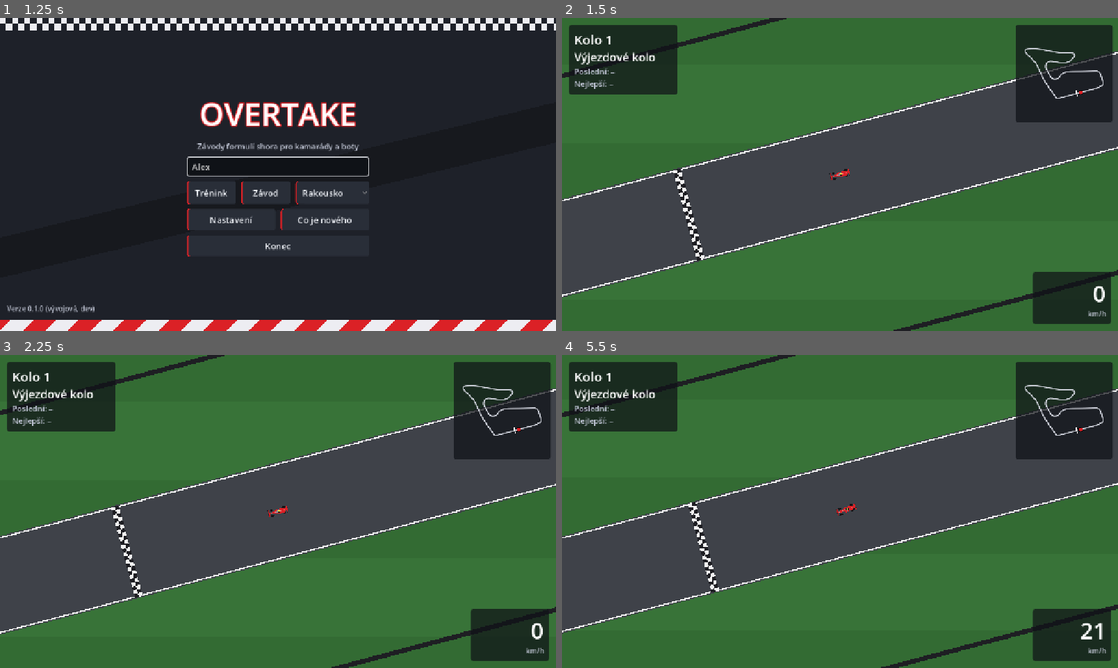
Above: before the commit, frames 1-4 (two rows, left to right).
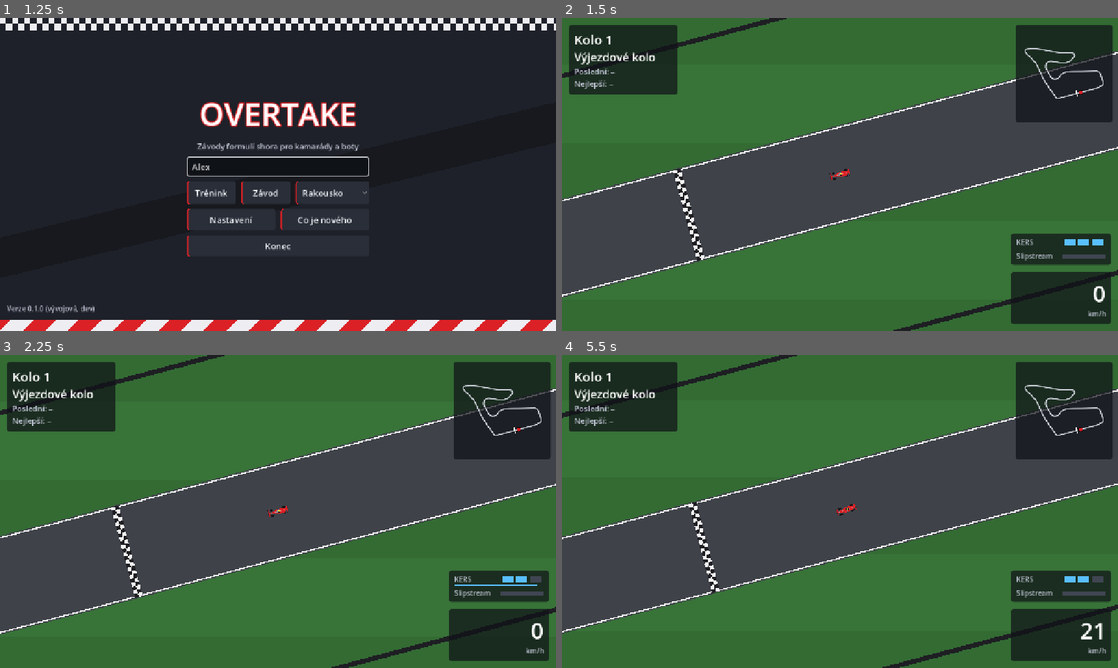
Above: after the commit, the same moments.

Repository: nejhorsiprogramatorsveta/overtake
Game: Godot game, scene res://src/ui/main_menu.tscn
Same seed, same stepped clock (60 frames per second), same inputs: the game is played once before the commit and once after it.
Inputs (mouse positions are in pixels of both pictures, inside the frame that each line leads up to):
- Up to frame 1 (1.25 s): click (278, 168) at 0.52 s; type "Alex" at 0.6 s
- Up to frame 2 (1.5 s): click "Trénink" at 1.25 s
- Up to frame 3 (2.25 s): tap Enter at 2 s; move the mouse to (400, 495) at 2.02 s; hold D (steer_right) from 2.03 s (still down); hold K (kers) from 2.03 s (still down); click (400, 495) at 2.17 s
- Up to frame 4 (5.5 s): tap W (throttle) at 2.3, 3.8 s; release D (steer_right) at 2.75 s; release K (kers) at 2.75 s; drag from (728, 527) to (812, 574) at 2.77 s; move the mouse to (895, 442) at 3.52 s; hold D (steer_right) 3.53-4.25 s; hold Space (clutch) 3.53-4.25 s; click (895, 442) at 3.67 s; drag from (812, 574) to (673, 464) at 4.27 s; move the mouse to (1006, 558) at 5.02 s; hold A (steer_left) from 5.03 s (still down); hold W (throttle) from 5.03 s (still down); click (1006, 558) at 5.17 s

Frame 1 is identical in both runs. In frame 2, 2.4% of the frame differs, in the area x 80-99%, y 68-98%; in frame 3, 2.4%; in frame 4, 3.1%, in the area x 0-100%, y 0-100%.

Commit message:
feat: KERS and slipstream (M2 step 2)
- Kers: three uses per lap (refilled at the line), one press per use,
  2.5 s of extra drive on throttle, blue glow behind the car
- Slipstream: up to 30 % less drag within 1.5 s behind a car inside a
  narrow cone, quick build-up and gradual fade after pulling out
- HUD gauge for KERS charges and the tow; Car.simulate takes other cars
- fix: unused start lights view leaked when leaving practice

Co-Authored-By: Claude Opus 5.5 <noreply@anthropic.com>

Diff:
--- a/data/car/car_tuning.tres
+++ b/data/car/car_tuning.tres
@@ -22,5 +22,15 @@
 steer_speed = 6.0
 reverse_accel = 6.0
 reverse_speed = 10.0
+kers_uses = 3
+kers_duration = 2.5
+kers_accel = 2.5
+slip_time = 1.5
+slip_drag_reduction = 0.3
+slip_half_width = 2.2
+slip_widening = 0.03
+slip_rise = 3.0
+slip_decay = 1.25
+slip_min_speed = 20.0
 length = 5.2
 width = 1.9
--- a/data/changelog.tres
+++ b/data/changelog.tres
@@ -7,5 +7,5 @@
 entries = Array[Dictionary]([{
 "build": 0,
 "version": "",
-"new_keys": PackedStringArray("CHANGELOG_FIRST_VERSION", "CHANGELOG_PRACTICE", "CHANGELOG_CAR_PHYSICS", "CHANGELOG_BP", "CHANGELOG_START")
+"new_keys": PackedStringArray("CHANGELOG_FIRST_VERSION", "CHANGELOG_PRACTICE", "CHANGELOG_CAR_PHYSICS", "CHANGELOG_BP", "CHANGELOG_START", "CHANGELOG_KERS", "CHANGELOG_SLIPSTREAM")
 }])
--- a/localization/translations.csv
+++ b/localization/translations.csv
@@ -9,6 +9,10 @@
 MENU_RACE,Závod
 HUD_LAP_OF,Kolo {lap}/{total}
 HUD_ON_GRID,Na roštu
+HUD_KERS,KERS
+HUD_SLIPSTREAM,Slipstream
+CHANGELOG_KERS,"KERS na klávese K: 3× za kolo krátká dávka výkonu navíc, obnoví se při průjezdu cílem."
+CHANGELOG_SLIPSTREAM,"Slipstream: do 1,5 s za soupeřem máš menší odpor vzduchu, po vyjetí z jeho stopy efekt pomalu odezní."
 START_HINT,Drž {throttle} + {clutch} (spojka) a po zhasnutí světel pusť {clutch}
 START_REACTION,Reakce {time} s
 START_JUMP,Předčasný start! +{seconds} s
--- a/src/car/car.gd
+++ b/src/car/car.gd
@@ -8,6 +8,7 @@
 var tuning: CarTuning
 var track: TrackData
 var view: CarView
+var kers: Kers
 ## Last input, kept for the drawing (brake lights).
 var last_input := CarInput.new()
 
@@ -15,6 +16,7 @@
 func setup(car_track: TrackData, car_tuning: CarTuning, color: Color) -> void:
 	track = car_track
 	tuning = car_tuning
+	kers = Kers.new(tuning)
 	view = CarView.new()
 	view.body_color = color
 	view.tuning = tuning
@@ -33,9 +35,12 @@
 	reset_physics_interpolation()
 
 
-func simulate(input: CarInput, dt: float) -> void:
+## One physics tick. `others` = the other cars as this car sees them (for the slipstream).
+func simulate(input: CarInput, dt: float, others: Array[CarState] = []) -> void:
 	last_input = input
 	state.on_track = query.surface == TrackQuery.Surface.TRACK
+	kers.update(state, input.kers, input.throttle, dt)
+	Slipstream.update(state, others, tuning, dt)
 	CarMotor.step(state, input, tuning, dt)
 	query.update(track, state.position)
 	if query.surface == TrackQuery.Surface.BARRIER:
@@ -73,3 +78,5 @@
 	rotation = state.heading
 	if view:
 		view.braking = last_input.brake and state.forward_speed() > 1.0
+		view.boosting = state.boost_accel > 0.0
+		view.tow = state.tow
--- a/src/car/car_motor.gd
+++ b/src/car/car_motor.gd
@@ -1,7 +1,7 @@
 class_name CarMotor
 ## Shared, deterministic car physics for players, bots and the network (no scene access).
 ## Top-down "arcade-sim" model (PLAN.md B):
-## - engine power / speed, limited by traction; air drag × speed²;
+## - engine power / speed, limited by traction, + KERS boost; air drag × speed² (less in a tow);
 ## - softened FRICTION CIRCLE: braking/accelerating takes part of the cornering grip
 ##   (CarTuning.combined_grip), so braking hard while steering understeers a little -> brake
 ##   mostly in a straight line at the BP board, but the car still turns under braking;
@@ -32,7 +32,7 @@
 		if v_long < 0.0:
 			a_tyre = tuning.brake_decel
 		else:
-			a_tyre = minf(tuning.traction, tuning.power * state.power_multiplier / maxf(v_long, 1.0))
+			a_tyre = minf(tuning.traction, tuning.power / maxf(v_long, 1.0)) + state.boost_accel
 	elif speed > 0.1:
 		a_tyre = -signf(v_long) * tuning.engine_brake
 	a_tyre = clampf(a_tyre, -grip, grip)
--- a/src/car/car_state.gd
+++ b/src/car/car_state.gd
@@ -8,8 +8,11 @@
 var velocity := Vector2.ZERO
 ## Current steering -1 (left) .. 1 (right); follows the keys smoothly.
 var steer := 0.0
-## Set each tick by race systems (M2: KERS raises power, slipstream lowers drag).
-var power_multiplier := 1.0
+## Extra drive (m/s²) while KERS is active (Kers sets it each tick).
+var boost_accel := 0.0
+## Slipstream strength 0..1 (Slipstream.update); cuts the air drag.
+var tow := 0.0
+## Air drag multiplier from the tow (1 = normal).
 var drag_multiplier := 1.0
 ## False while the car is off the asphalt (gravel/grass); set by Car from the track.
 var on_track := true
@@ -29,6 +32,7 @@
 	heading = other.heading
 	velocity = other.velocity
 	steer = other.steer
-	power_multiplier = other.power_multiplier
+	boost_accel = other.boost_accel
+	tow = other.tow
 	drag_multiplier = other.drag_multiplier
 	on_track = other.on_track
--- a/src/car/car_view.gd
+++ b/src/car/car_view.gd
@@ -7,6 +7,8 @@
 const CARBON := Color(0.14, 0.14, 0.16)
 const HALO := Color(0.55, 0.56, 0.6)
 const BRAKE_LIGHT := Color(1.0, 0.15, 0.1)
+const KERS_GLOW := Color(0.35, 0.75, 1.0, 0.55)
+const STREAK := Color(1, 1, 1, 0.5)
 
 var body_color := Color(0.86, 0.13, 0.15)
 var helmet_color := Color(0.98, 0.85, 0.2)
@@ -16,11 +18,32 @@
 		if value != braking:
 			braking = value
 			queue_redraw()
+## KERS burst: blue glow behind the car.
+var boosting := false:
+	set(value):
+		if value != boosting:
+			boosting = value
+			queue_redraw()
+## Slipstream 0..1: faint air streaks along the car.
+var tow := 0.0:
+	set(value):
+		if absf(value - tow) > 0.05 or (value == 0.0 and tow != 0.0):
+			tow = value
+			queue_redraw()
 
 
 func _draw() -> void:
 	var half_l := (tuning.length if tuning else 5.2) * 0.5
 	var half_w := (tuning.width if tuning else 1.9) * 0.5
+	if boosting:
+		draw_colored_polygon(PackedVector2Array([Vector2(-half_l, -0.35), Vector2(-half_l - 2.6, 0.0),
+				Vector2(-half_l, 0.35)]), KERS_GLOW)
+		draw_circle(Vector2(-half_l - 0.3, 0.0), 0.45, KERS_GLOW)
+	if tow > 0.05:
+		var streak := STREAK * Color(1, 1, 1, tow)
+		for side: float in [-1.0, 1.0]:
+			draw_line(Vector2(half_l + 1.0, side * (half_w + 0.5)), Vector2(-half_l - 1.5, side * (half_w + 0.3)), streak, 0.12)
+			draw_line(Vector2(half_l * 0.3, side * (half_w + 1.1)), Vector2(-half_l - 3.0, side * (half_w + 0.8)), streak, 0.08)
 	# Tyres (rear slightly wider).
 	for x: float in [half_l * 0.6, -half_l * 0.6]:
 		var tyre_w := 0.42 if x > 0 else 0.52
--- /dev/null
+++ b/src/car/kers.gd
@@ -0,0 +1,35 @@
+class_name Kers
+extends RefCounted
+## KERS (PLAN.md B): the K key gives a burst of extra drive, CarTuning.kers_uses times per
+## lap, refilled every time the car crosses the line. One press = one use (holding the key
+## does not chain uses); the boost only pushes while the throttle is pressed.
+
+var tuning: CarTuning
+var uses_left := 0
+## Seconds of the current burst left (0 = not active).
+var active_left := 0.0
+var _was_pressed := false
+
+
+func _init(car_tuning: CarTuning) -> void:
+	tuning = car_tuning
+	uses_left = tuning.kers_uses
+
+
+func is_active() -> bool:
+	return active_left > 0.0
+
+
+## A new lap: all uses back (a running burst continues).
+func refill() -> void:
+	uses_left = tuning.kers_uses
+
+
+## Call every tick with the KERS key; sets the car's boost for this tick.
+func update(state: CarState, pressed: bool, throttle: bool, dt: float) -> void:
+	if pressed and not _was_pressed and uses_left > 0 and not is_active():
+		uses_left -= 1
+		active_left = tuning.kers_duration
+	_was_pressed = pressed
+	state.boost_accel = tuning.kers_accel if is_active() and throttle else 0.0
+	active_left = maxf(active_left - dt, 0.0)
--- /dev/null
+++ b/src/car/slipstream.gd
@@ -0,0 +1,42 @@
+class_name Slipstream
+## Slipstream / tow (PLAN.md B, user: "1.5 s behind the car in front"): a car right behind
+## another car, within slip_time seconds and inside a narrow cone behind it, has less air
+## drag. Leaving the cone does not cut the effect at once - the tow fades over ~0.8 s, so the
+## car slows down gradually. Computed by every car for itself from the cars it sees, so it
+## needs no network traffic.
+
+
+## Target tow 0..1 behind the best car ahead (no smoothing).
+static func target(me: CarState, others: Array[CarState], tuning: CarTuning) -> float:
+	var speed := me.velocity.length()
+	if speed < tuning.slip_min_speed:
+		return 0.0
+	var best := 0.0
+	for leader in others:
+		if leader == me:
+			continue
+		var leader_speed := leader.velocity.length()
+		if leader_speed < tuning.slip_min_speed:
+			continue
+		var leader_forward := leader.forward()
+		if leader_forward.dot(me.forward()) < 0.85:
+			continue  # not driving the same way
+		var behind := (leader.position - me.position).dot(leader_forward) - tuning.length
+		if behind <= 0.0:
+			continue  # level or ahead of the "leader"
+		var gap := behind / leader_speed
+		if gap >= tuning.slip_time:
+			continue
+		var lateral := absf((me.position - leader.position).dot(Vector2(-leader_forward.y, leader_forward.x)))
+		if lateral > tuning.slip_half_width + behind * tuning.slip_widening:
+			continue
+		best = maxf(best, 1.0 - gap / tuning.slip_time)
+	return best
+
+
+## Moves the car's tow towards the target (quick build-up, slow fade) and sets its drag.
+static func update(me: CarState, others: Array[CarState], tuning: CarTuning, dt: float) -> void:
+	var wanted := target(me, others, tuning)
+	var rate := tuning.slip_rise if wanted > me.tow else tuning.slip_decay
+	me.tow = move_toward(me.tow, wanted, rate * dt)
+	me.drag_multiplier = 1.0 - tuning.slip_drag_reduction * me.tow
--- a/src/data_types/car_tuning.gd
+++ b/src/data_types/car_tuning.gd
@@ -49,6 +49,28 @@
 @export var reverse_accel := 6.0
 @export var reverse_speed := 10.0
 
+@export_group("KERS")
+## Uses per lap (refilled at the line), each lasts kers_duration s and adds kers_accel m/s²
+## on throttle (works at any speed, also above the normal top speed: about +9 %).
+@export var kers_uses := 3
+@export var kers_duration := 2.5
+@export var kers_accel := 2.5
+
+@export_group("Slipstream")
+## Full tow right behind a car, none at slip_time seconds behind it (user: 1.5 s).
+@export var slip_time := 1.5
+## Air drag is cut by up to this share in the tow.
+@export var slip_drag_reduction := 0.3
+## Half-width of the tow behind a car (m) at the car, growing by slip_widening per metre.
+@export var slip_half_width := 2.2
+@export var slip_widening := 0.03
+## How fast the tow builds up and fades after leaving it (share per second): the car slows
+## down gradually, not at once (user requirement).
+@export var slip_rise := 3.0
+@export var slip_decay := 1.25
+## No tow below this speed (m/s).
+@export var slip_min_speed := 20.0
+
 @export_group("Size")
 ## Car body (m), also used for contact and track limits.
 @export var length := 5.2
--- a/src/race/lap_tracker.gd
+++ b/src/race/lap_tracker.gd
@@ -6,6 +6,8 @@
 ## is interpolated inside the tick, so lap times do not depend on the 60 Hz grid.
 
 signal lap_completed(lap_time: float)
+## Every forward crossing of the line (also the out lap): KERS refills here.
+signal line_crossed
 
 var track: TrackData
 ## Completed laps.
@@ -64,6 +66,7 @@
 
 
 func _cross_line(cross_time: float) -> void:
+	line_crossed.emit()
 	if _skip_grid_crossing:
 		_skip_grid_crossing = false
 		return
--- a/src/race/race_controller.gd
+++ b/src/race/race_controller.gd
@@ -2,7 +2,7 @@
 extends Node2D
 ## Offline session on the chosen track (M1/M2): PRACTICE = rolling start and endless timed
 ## laps; RACE = grid, start lights with the clutch, RaceRules.laps laps and a finish screen.
-## BP boards show the recommended braking points. (M2 adds more rules, M3 bots, M4 network.)
+## BP boards show the recommended braking points; K = KERS (3x per lap), slipstream behind cars. (M2 adds more rules, M3 bots, M4 network.)
 ## Physics runs at 60 Hz in _physics_process; drawing is smoothed by physics interpolation.
 
 enum Mode { PRACTICE, RACE }
@@ -50,6 +50,7 @@
 	add_child(player)
 	player.setup(track, tuning, PLAYER_COLOR)
 	laps = LapTracker.new(track)
+	laps.line_crossed.connect(player.kers.refill)
 	if mode == Mode.RACE:
 		player.place(track.length - rules.grid_first, -rules.grid_lateral)
 		start = RaceStart.new(rules, randi())
@@ -82,6 +83,8 @@
 
 func _process(_delta: float) -> void:
 	hud.show_speed(player.speed_kmh())
+	hud.kers_gauge.show_state(player.kers.uses_left, tuning.kers_uses,
+			player.kers.active_left / tuning.kers_duration, player.state.tow)
 	var total := rules.laps if mode == Mode.RACE else 0
 	var status := ""
 	if start and not start.lights_out():
--- /dev/null
+++ b/src/ui/kers_gauge.gd
@@ -0,0 +1,51 @@
+class_name KersGauge
+extends Control
+## HUD gauge above the speed: three KERS charges (lit = available, blue bar = burst running)
+## and the slipstream bar (fills while in the tow, empties slowly after leaving it).
+
+const BACK := Color(0.06, 0.07, 0.09, 0.72)
+const CHARGE := Color(0.35, 0.75, 1.0)
+const EMPTY := Color(0.25, 0.27, 0.32)
+const TOW := Color(0.95, 0.95, 0.95)
+
+var _uses := 0
+var _max_uses := 3
+var _active := 0.0
+var _tow := 0.0
+var _kers_text := ""
+var _tow_text := ""
+
+
+func _ready() -> void:
+	mouse_filter = Control.MOUSE_FILTER_IGNORE
+	_kers_text = tr("HUD_KERS")
+	_tow_text = tr("HUD_SLIPSTREAM")
+
+
+func show_state(uses_left: int, max_uses: int, active_fraction: float, tow: float) -> void:
+	if uses_left == _uses and max_uses == _max_uses and is_equal_approx(active_fraction, _active) and absf(tow - _tow) < 0.01:
+		return
+	_uses = uses_left
+	_max_uses = max_uses
+	_active = active_fraction
+	_tow = tow
+	queue_redraw()
+
+
+func _draw() -> void:
+	var back := StyleBoxFlat.new()
+	back.bg_color = BACK
+	back.set_corner_radius_all(6)
+	draw_style_box(back, Rect2(Vector2.ZERO, size))
+	var font := get_theme_default_font()
+	draw_string(font, Vector2(12, 26), _kers_text, HORIZONTAL_ALIGNMENT_LEFT, -1, 16, Color(0.75, 0.77, 0.83))
+	var box := Vector2(26, 14)
+	for i in _max_uses:
+		var x := size.x - 12 - (_max_uses - i) * (box.x + 6)
+		draw_rect(Rect2(x, 13, box.x, box.y), CHARGE if i < _uses else EMPTY)
+	if _active > 0.0:
+		draw_rect(Rect2(12, 32, (size.x - 24) * _active, 4), CHARGE)
+	draw_string(font, Vector2(12, 58), _tow_text, HORIZONTAL_ALIGNMENT_LEFT, -1, 16, Color(0.75, 0.77, 0.83))
+	var bar := Rect2(118, 47, size.x - 130, 10)
+	draw_rect(bar, EMPTY)
+	draw_rect(Rect2(bar.position, Vector2(bar.size.x * _tow, bar.size.y)), TOW)
--- a/src/ui/race_hud.gd
+++ b/src/ui/race_hud.gd
@@ -1,14 +1,16 @@
 class_name RaceHud
 extends CanvasLayer
 ## In-race overlay: lap and lap times (top left), minimap (top right), speed (bottom right),
-## start lights (top centre, race only) and the finish panel.
+## KERS and slipstream gauge (above the speed), start lights (top centre, race only) and the finish panel.
 ## Built in code; texts via tr() keys.
 
 const PANEL_COLOR := Color(0.06, 0.07, 0.09, 0.72)
 const DIM := Color(0.75, 0.77, 0.83)
 
 var minimap := Minimap.new()
-var start_lights := StartLightsView.new()
+## Only in a race (null in practice).
+var start_lights: StartLightsView
+var kers_gauge := KersGauge.new()
 var _lap_label := Label.new()
 var _time_label := Label.new()
 var _last_label := Label.new()
@@ -50,7 +52,7 @@
 	speed_panel.anchor_right = 1.0
 	speed_panel.anchor_top = 1.0
 	speed_panel.anchor_bottom = 1.0
-	speed_panel.offset_left = -196
+	speed_panel.offset_left = -246
 	speed_panel.offset_right = -16
 	speed_panel.offset_top = -116
 	speed_panel.offset_bottom = -16
@@ -68,7 +70,18 @@
 	_unit_label.add_theme_color_override("font_color", DIM)
 	_unit_label.text = tr("HUD_KMH")
 
+	add_child(kers_gauge)
+	kers_gauge.anchor_left = 1.0
+	kers_gauge.anchor_right = 1.0
+	kers_gauge.anchor_top = 1.0
+	kers_gauge.anchor_bottom = 1.0
+	kers_gauge.offset_left = -246
+	kers_gauge.offset_right = -16
+	kers_gauge.offset_top = -224
+	kers_gauge.offset_bottom = -152
+
 	if with_start:
+		start_lights = StartLightsView.new()
 		add_child(start_lights)
 		var width := start_lights.custom_minimum_size.x
 		start_lights.anchor_left = 0.5
--- /dev/null
+++ b/tests/test_kers_slipstream.gd
@@ -0,0 +1,97 @@
+extends TestCase
+## KERS (3 uses per lap, one press = one use, refill at the line) and slipstream (1.5 s window,
+## narrow cone, gradual fade, less drag = higher speed).
+
+const DT := 1.0 / 60.0
+
+var tuning: CarTuning = load("res://data/car/car_tuning.tres")
+
+
+func _car(position: Vector2, speed: float) -> CarState:
+	var state := CarState.new()
+	state.position = position
+	state.velocity = Vector2(speed, 0.0)
+	return state
+
+
+func test_three_uses_per_lap_and_refill() -> void:
+	var kers := Kers.new(tuning)
+	var state := CarState.new()
+	for use in 4:
+		kers.update(state, true, true, DT)  # press
+		kers.update(state, true, true, DT)  # still held: no second use
+		var active := kers.is_active()
+		check_eq(active, use < tuning.kers_uses, "use %d %s" % [use + 1, "works" if use < 3 else "is refused"])
+		for i in roundi(tuning.kers_duration / DT) + 2:
+			kers.update(state, false, true, DT)
+		check(not kers.is_active(), "burst ends after the duration")
+	check_eq(kers.uses_left, 0, "all uses spent")
+	kers.refill()
+	check_eq(kers.uses_left, tuning.kers_uses, "new lap: uses back")
+
+
+func test_boost_only_with_throttle_and_raises_top_speed() -> void:
+	var kers := Kers.new(tuning)
+	var state := CarState.new()
+	kers.update(state, true, false, DT)
+	check_eq(state.boost_accel, 0.0, "no boost without throttle")
+	kers.update(state, true, true, DT)
+	check_eq(state.boost_accel, tuning.kers_accel, "boost with throttle")
+	var normal := _car(Vector2.ZERO, tuning.top_speed())
+	var boosted := _car(Vector2.ZERO, tuning.top_speed())
+	boosted.boost_accel = tuning.kers_accel
+	var input := CarInput.new()
+	input.throttle = true
+	for i in roundi(2.5 / DT):
+		CarMotor.step(normal, input, tuning, DT)
+		CarMotor.step(boosted, input, tuning, DT)
+	check(boosted.velocity.x > normal.velocity.x + 2.0, "KERS adds speed at the top (%.1f vs %.1f)" % [boosted.velocity.x, normal.velocity.x])
+
+
+func test_tow_only_close_behind_and_in_the_cone() -> void:
+	var leader := _car(Vector2(100.0, 0.0), 60.0)
+	var others: Array[CarState] = [leader]
+	var close := _car(Vector2(80.0, 0.0), 60.0)  # ~0.25 s behind
+	check(Slipstream.target(close, others, tuning) > 0.75, "close behind: strong tow")
+	var far := _car(Vector2(100.0 - 60.0 * 1.6, 0.0), 60.0)  # 1.6 s behind
+	check_eq(Slipstream.target(far, others, tuning), 0.0, "more than 1.5 s behind: no tow")
+	var mid := _car(Vector2(100.0 - 60.0 * 1.0, 0.0), 60.0)
+	var mid_tow := Slipstream.target(mid, others, tuning)
+	check(mid_tow > 0.0 and mid_tow < 0.5, "1 s behind: weak tow (%.2f)" % mid_tow)
+	var beside := _car(Vector2(80.0, 6.0), 60.0)
+	check_eq(Slipstream.target(beside, others, tuning), 0.0, "pulled out to the side: no tow")
+	var ahead := _car(Vector2(120.0, 0.0), 60.0)
+	check_eq(Slipstream.target(ahead, others, tuning), 0.0, "the car in front gets no tow")
+	var slow := _car(Vector2(90.0, 0.0), 10.0)
+	check_eq(Slipstream.target(slow, others, tuning), 0.0, "no tow at low speed")
+
+
+func test_tow_fades_gradually_after_pulling_out() -> void:
+	var leader := _car(Vector2(100.0, 0.0), 60.0)
+	var others: Array[CarState] = [leader]
+	var me := _car(Vector2(85.0, 0.0), 60.0)
+	for i in 60:
+		Slipstream.update(me, others, tuning, DT)
+	var full := me.tow
+	check(full > 0.75 and me.drag_multiplier < 0.8, "in the tow the drag drops (%.2f)" % me.drag_multiplier)
+	me.position.y = 8.0  # pull out to overtake
+	for i in roundi(0.3 / DT):
+		Slipstream.update(me, others, tuning, DT)
+	check(me.tow > 0.2 and me.tow < full, "0.3 s after pulling out the tow is still fading (%.2f)" % me.tow)
+	for i in roundi(1.0 / DT):
+		Slipstream.update(me, others, tuning, DT)
+	check_eq(me.tow, 0.0, "gone after about a second")
+	check_eq(me.drag_multiplier, 1.0, "normal drag again")
+
+
+func test_drafting_car_is_faster() -> void:
+	var leader := _car(Vector2(30.0, 0.0), 80.0)
+	var drafter := _car(Vector2(0.0, 0.0), 80.0)
+	var others: Array[CarState] = [leader]
+	var input := CarInput.new()
+	input.throttle = true
+	for i in roundi(1.0 / DT):
+		Slipstream.update(drafter, others, tuning, DT)
+		CarMotor.step(leader, input, tuning, DT)
+		CarMotor.step(drafter, input, tuning, DT)
+	check(drafter.velocity.x > leader.velocity.x + 1.0, "the tow pulls the car closer (%.1f vs %.1f)" % [drafter.velocity.x, leader.velocity.x])
Not shown, added: src/car/kers.gd.uid
Not shown, added: src/car/slipstream.gd.uid
Not shown, added: src/ui/kers_gauge.gd.uid
Not shown, added: tests/test_kers_slipstream.gd.uid
Not shown, changed: CLAUDE.md
Not shown, changed: docs/ARCHITECTURE.md
Not shown, changed: docs/EDITING_GUIDE.md
Not shown, changed: docs/PLAN.md
Not shown, changed: docs/PROGRESS.md
